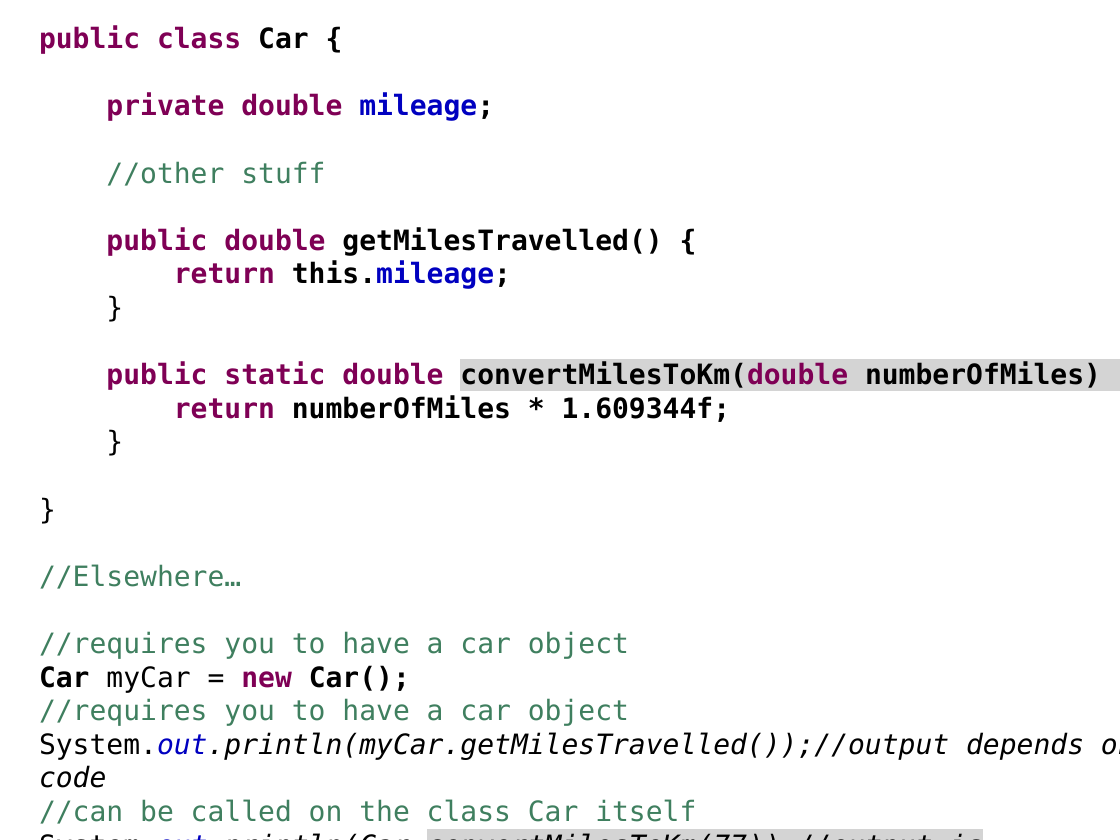
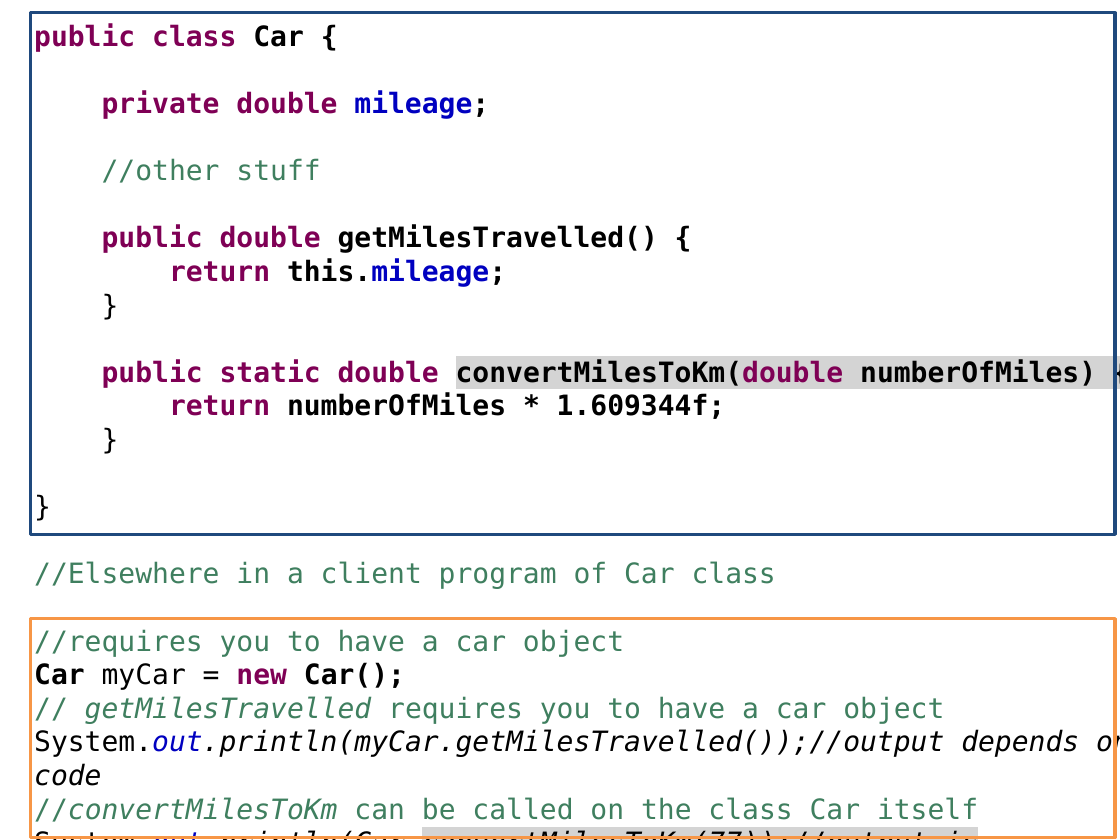
Before and after one commit to RHIT-CSSE/csse220, a slide deck: slide 15 of ClassMaterials/SimpleObjects/Slides/Classes and References.pptx. Drawn at 1120x840 pixels with LibreOffice and Linux fonts; fonts in the diff are those of the drawing. Boxes give left, top, right and bottom in pixels: in the first picture for what was removed or moved away, otherwise in the second. Text is boxed around its words. In the diff, an @@ line names an element or a change of style, - is before the commit and + after.

```diff
--- a/ClassMaterials/SimpleObjects/Slides/Classes and References.pptx
+++ b/ClassMaterials/SimpleObjects/Slides/Classes and References.pptx
@@ rectangle added at [30,12,1114,534], outline #1F497D 2 pt @@
@@ text at [34,561,776,589]: text changed @@
-//Elsewhere…
+//Elsewhere in a client program of Car class
@@ rectangle added at [30,618,1114,838], outline #F79646 2 pt @@
@@ text at [85,696,944,724]: text changed @@
-//requires you to have a car object
+// getMilesTravelled requires you to have a car object
@@ text at [34,797,978,822]: text changed @@
-//can be called on the class Car itself
+//convertMilesToKm can be called on the class Car itself
```
Also in this commit, not shown: 4 other slides changed.
